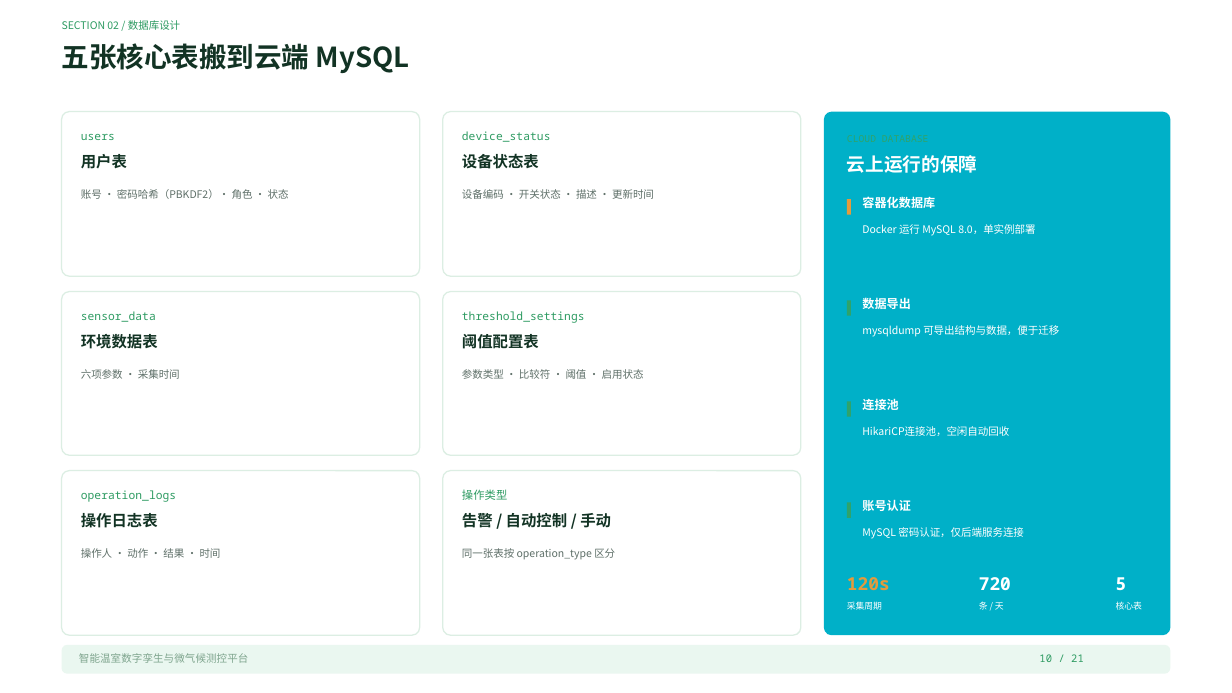
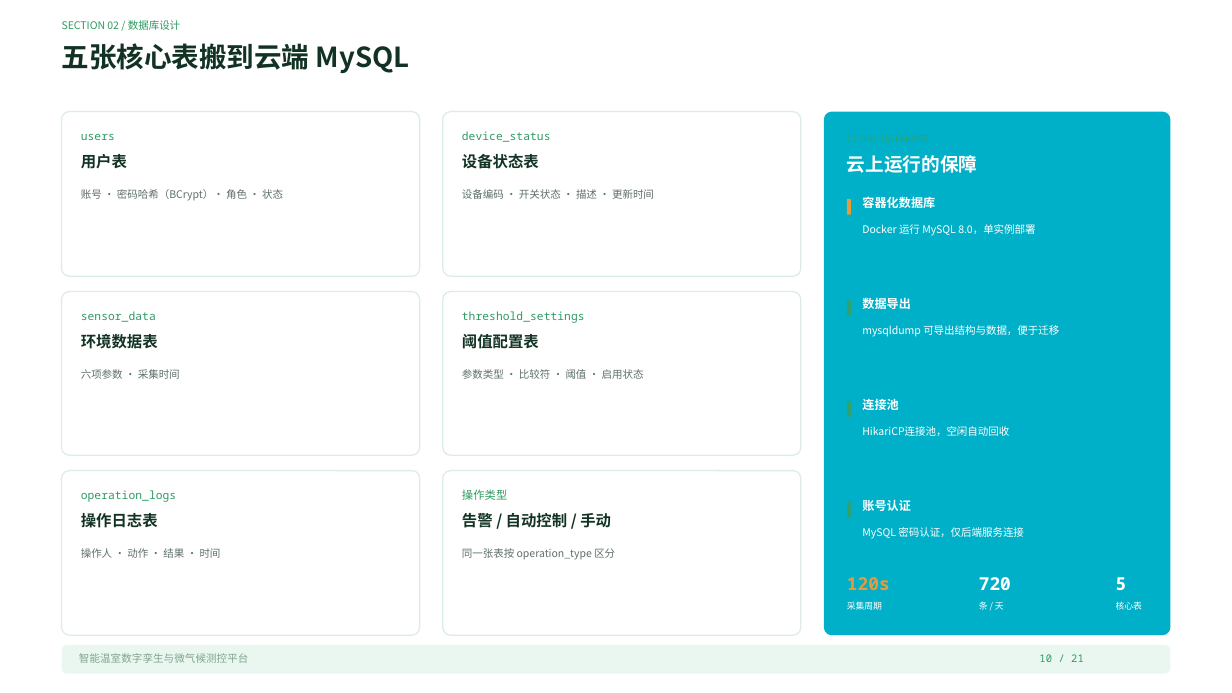
Before and after one commit to ysx3752-design/-java-vue3-, a slide deck: slide 10 of 智能温室数字孪生与微气候测控平台.pptx. Drawn at 1232x693 pixels with LibreOffice and Linux fonts; fonts in the diff are those of the drawing; background and template pictures are left out. Boxes give left, top, right and bottom in pixels: in the first picture for what was removed or moved away, otherwise in the second. Text is boxed around its words. In the diff, an @@ line names an element or a change of style, - is before the commit and + after.

```diff
--- a/智能温室数字孪生与微气候测控平台.pptx
+++ b/智能温室数字孪生与微气候测控平台.pptx
@@ text at (81,189,283,201): text changed @@
-账号 · 密码哈希（PBKDF2）· 角色 · 状态
+账号 · 密码哈希（BCrypt）· 角色 · 状态
```
Also in this commit, not shown: 2 other slides changed, 30 other files.
